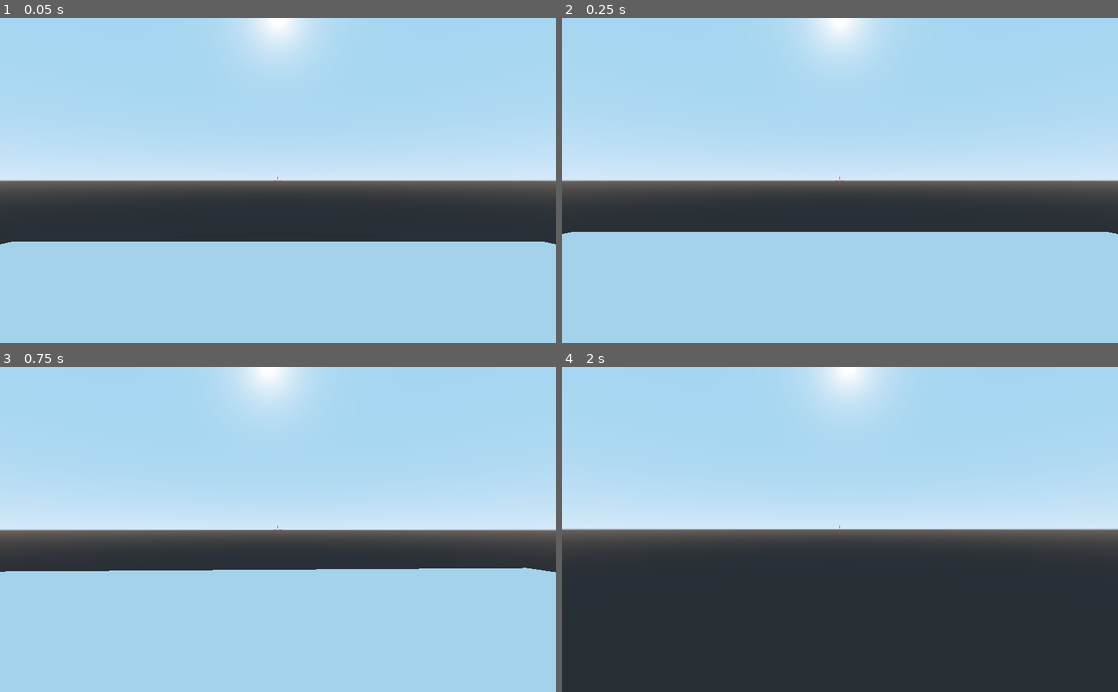
Above: before the commit, frames 1-4 (two rows, left to right).
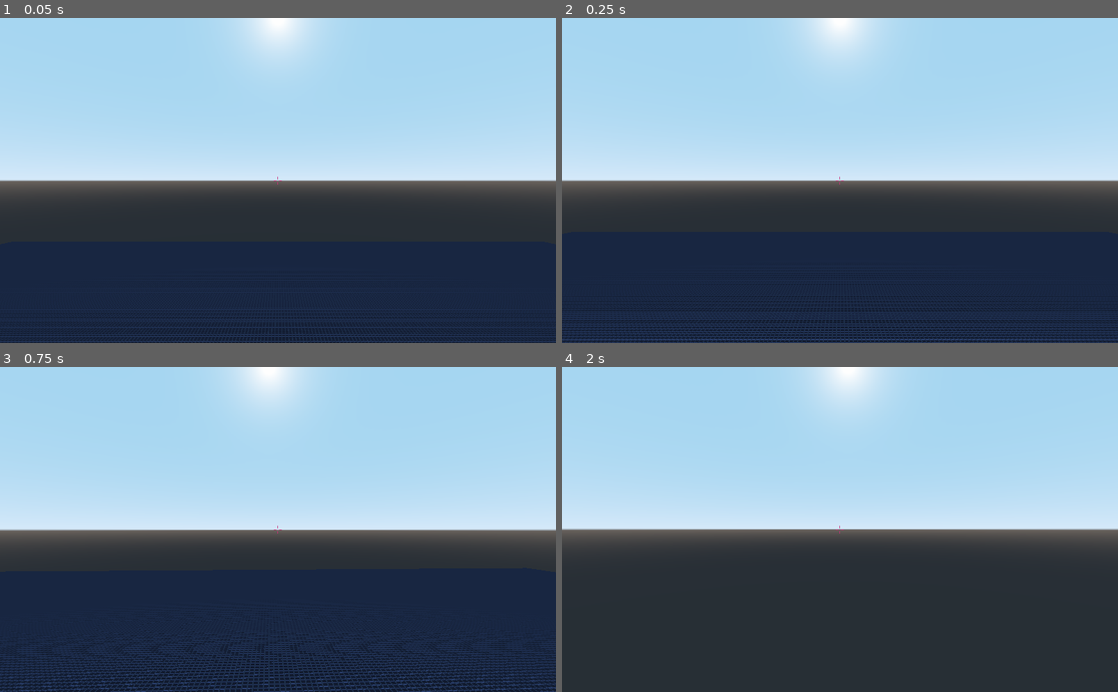
Above: after the commit, the same moments.

Repository: Hatbringer/REDEYE
Game: Godot game, scene res://Environments/DevLevel.tscn
Same seed, same stepped clock (60 frames per second), same inputs: the game is played once before the commit and once after it.
Inputs (mouse positions are in pixels of both pictures, inside the frame that each line leads up to):
- Up to frame 1 (0.05 s): no input
- Up to frame 2 (0.25 s): no input
- Up to frame 3 (0.75 s): tap Enter at 0.5 s; move the mouse to (305, 529) at 0.52 s; hold W (forward) from 0.53 s (still down); hold Ctrl (crouch) from 0.53 s (still down)
- Up to frame 4 (2 s): keep holding W (forward); tap Space (jump) at 0.77, 1.52 s; move the mouse to (812, 529) at 1.27 s; release Ctrl (crouch) at 1.28 s; tap G (drop) at 1.35 s

The runs differ from the first frame. In frame 1, 31% of the frame differs, in the area x 0-100%, y 68-100%; in frame 2, 34%; in frame 3, 38%, in the area x 0-100%, y 61-100%; in frame 4, nothing differs.

Commit message:
Added raised tile texture

Diff:
--- a/Environments/DevLevel.tscn
+++ b/Environments/DevLevel.tscn
@@ -1,8 +1,17 @@
-[gd_scene load_steps=4 format=2]
+[gd_scene load_steps=7 format=2]
 
 [ext_resource path="res://Entities/Player/Player.tscn" type="PackedScene" id=1]
 [ext_resource path="res://Entities/Guard/Guard.tscn" type="PackedScene" id=2]
 [ext_resource path="res://Items/Magnum.tscn" type="PackedScene" id=3]
+[ext_resource path="res://Textures/RaisedTile/normal.png" type="Texture" id=4]
+[ext_resource path="res://Textures/RaisedTile/texture.png" type="Texture" id=5]
+
+[sub_resource type="SpatialMaterial" id=1]
+albedo_texture = ExtResource( 5 )
+normal_enabled = true
+normal_scale = 1.0
+normal_texture = ExtResource( 4 )
+uv1_triplanar = true
 
 [node name="DevLevel" type="Spatial"]
 
@@ -13,6 +22,7 @@
 use_collision = true
 width = 48.8022
 depth = 42.6724
+material = SubResource( 1 )
 
 [node name="Guard" parent="." instance=ExtResource( 2 )]
 transform = Transform( 1, 0, 0, 0, 1, 0, 0, 0, 1, 10, 0, 0 )
--- a/project.godot
+++ b/project.godot
@@ -22,6 +22,29 @@
 [display]
 
 window/size/fullscreen=true
+
+[importer_defaults]
+
+texture={
+"compress/bptc_ldr": 0,
+"compress/hdr_mode": 0,
+"compress/lossy_quality": 0.7,
+"compress/mode": 2,
+"compress/normal_map": 0,
+"detect_3d": false,
+"flags/anisotropic": false,
+"flags/filter": false,
+"flags/mipmaps": false,
+"flags/repeat": true,
+"flags/srgb": 1,
+"process/HDR_as_SRGB": false,
+"process/fix_alpha_border": true,
+"process/invert_color": false,
+"process/premult_alpha": false,
+"size_limit": 0,
+"stream": false,
+"svg/scale": 1.0
+}
 
 [input]
 
Binary file added: Textures/RaisedTile/normal.png
Not shown, added: Textures/RaisedTile/normal.png.import
Binary file added: Textures/RaisedTile/texture.png
Not shown, added: Textures/RaisedTile/texture.png.import
